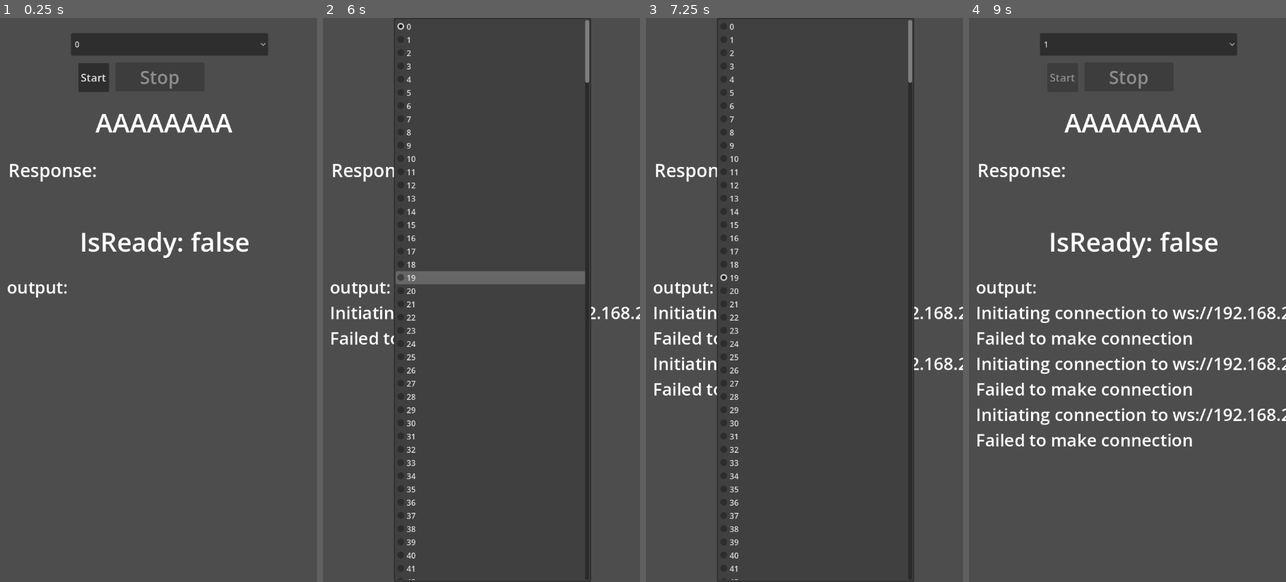
Above: before the commit, frames 1-4 (left to right).
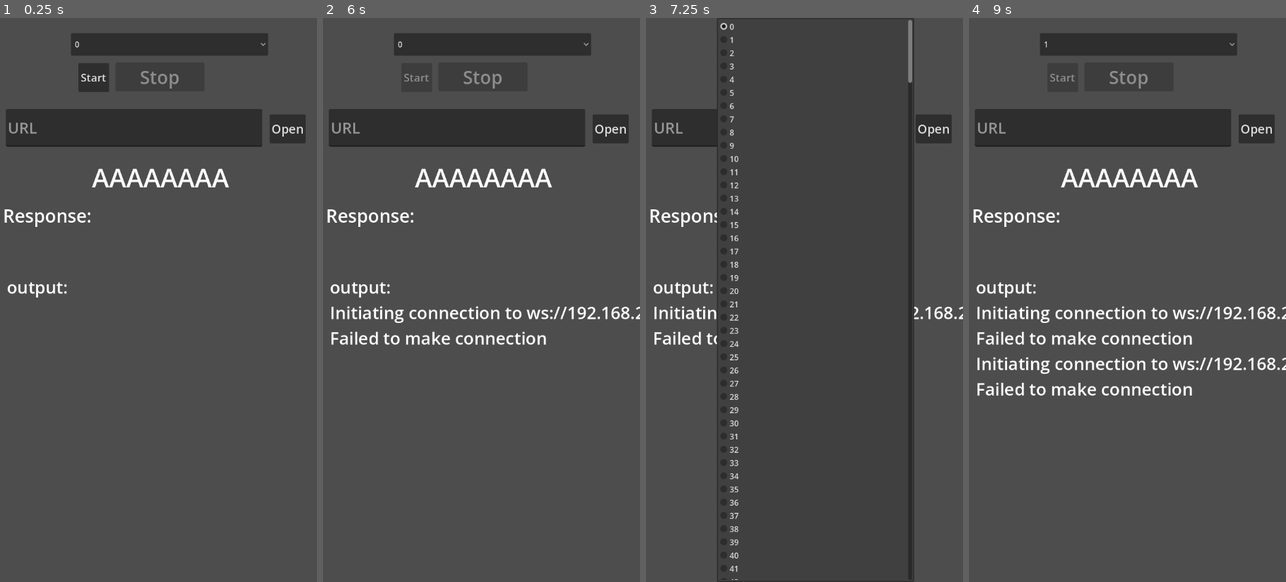
Above: after the commit, the same moments.

Repository: TechHog8984/netmouse-client
Game: Godot game, scene res://node_2d.tscn
Two runs of this game, one before a commit and one after it. Both use one fixed random seed, a clock stepped at 60 frames per second and the inputs below.
Inputs (mouse positions are in pixels of both pictures, inside the frame that each line leads up to):
- Up to frame 1 (0.25 s): no input
- Up to frame 2 (6 s): click "0" at 0.5 s; click (611, 130) at 1.25 s, where only the run after the commit has a clickable "Open"; click "Start" at 2 s; click "0" at 2.75 s; click (611, 130) at 3.5 s, where only the run after the commit has a clickable "Open"; click "0" at 4.25 s; click (611, 130) at 5 s, where only the run after the commit has a clickable "Open"; tap Enter at 5.75 s; move the mouse to (551, 271) at 5.77 s; click (551, 271) at 5.92 s
- Up to frame 3 (7.25 s): click "19" (after the commit: "0") at 6.5 s
- Up to frame 4 (9 s): click "19" (after the commit: "0") at 7.25 s; click "1" at 8 s; click "1" at 8.75 s

The runs differ from the first frame. In frame 1, 7.9% of the frame differs, in the area x 1-97%, y 16-43%; in frame 2, 9.0%; in frame 3, 2.9%; in frame 4, 9.4%, in the area x 1-100%, y 16-76%.

Commit message:
reorder things in the tree and add openurl command

Diff:
--- a/node_2d.gd
+++ b/node_2d.gd
@@ -12,6 +12,7 @@
     $IpDropdown.item_selected.connect(_on_ip_select)
     $StopButton.pressed.connect(stop)
     $StartButton.pressed.connect(_on_start_button)
+    $OpenUrlButton.pressed.connect(_on_open_url_button)
 
 var has_connected = false
 var has_initialized = false
@@ -33,6 +34,11 @@
     stop()
     websocket_url = "ws://192.168.2.%d:22322" % num
     start()
+
+func _on_open_url_button():
+    if not has_initialized:
+        return
+    socket.send_text("openurl %s" % $UrlEdit.text)
 
 func stop():
     if has_connected:
--- a/node_2d.tscn
+++ b/node_2d.tscn
@@ -15,33 +15,62 @@
 [node name="Node2D" type="Node2D" unique_id=1996822036]
 script = ExtResource("1_0e48y")
 
+[node name="IpDropdown" type="OptionButton" parent="." unique_id=713664410]
+offset_left = 145.0
+offset_top = 31.0
+offset_right = 548.0
+offset_bottom = 77.0
+script = ExtResource("2_0e48y")
+
+[node name="StartButton" type="Button" parent="." unique_id=912868365]
+offset_left = 160.0
+offset_top = 92.0
+offset_right = 223.0
+offset_bottom = 151.0
+theme_override_font_sizes/font_size = 22
+text = "Start"
+
+[node name="StopButton" type="Button" parent="." unique_id=1074006984]
+offset_left = 236.0
+offset_top = 91.0
+offset_right = 418.0
+offset_bottom = 150.0
+theme_override_font_sizes/font_size = 37
+text = "Stop"
+
+[node name="UrlEdit" type="LineEdit" parent="." unique_id=456231571]
+offset_left = 12.0
+offset_top = 186.0
+offset_right = 536.0
+offset_bottom = 263.0
+theme_override_font_sizes/font_size = 31
+placeholder_text = "URL"
+
+[node name="OpenUrlButton" type="Button" parent="." unique_id=80248257]
+offset_left = 551.0
+offset_top = 197.0
+offset_right = 625.0
+offset_bottom = 256.0
+theme_override_font_sizes/font_size = 25
+text = "Open"
+
 [node name="VelocityLabel" type="Label" parent="." unique_id=1748754736]
-offset_left = 17.0
-offset_top = 177.0
-offset_right = 654.0
-offset_bottom = 250.0
+offset_left = 10.0
+offset_top = 289.0
+offset_right = 647.0
+offset_bottom = 362.0
 text = "AAAAAAAA"
 label_settings = SubResource("LabelSettings_wtcfe")
 horizontal_alignment = 1
 vertical_alignment = 1
 
 [node name="ResponseLabel" type="Label" parent="." unique_id=1944527897]
-offset_left = 17.0
-offset_top = 285.0
-offset_right = 654.0
-offset_bottom = 414.0
+offset_left = 6.0
+offset_top = 378.0
+offset_right = 643.0
+offset_bottom = 507.0
 text = "Response: "
 label_settings = SubResource("LabelSettings_0e48y")
-
-[node name="IsReadyLabel" type="Label" parent="." unique_id=88714583]
-offset_left = 19.0
-offset_top = 414.0
-offset_right = 656.0
-offset_bottom = 499.0
-text = "IsReady: false"
-label_settings = SubResource("LabelSettings_wtcfe")
-horizontal_alignment = 1
-vertical_alignment = 1
 
 [node name="OutputLabel" type="Label" parent="." unique_id=1145395659]
 offset_left = 14.0
@@ -51,26 +80,3 @@
 text = "output:
 "
 label_settings = SubResource("LabelSettings_epypp")
-
-[node name="IpDropdown" type="OptionButton" parent="." unique_id=713664410]
-offset_left = 145.0
-offset_top = 31.0
-offset_right = 548.0
-offset_bottom = 77.0
-script = ExtResource("2_0e48y")
-
-[node name="StopButton" type="Button" parent="." unique_id=1074006984]
-offset_left = 236.0
-offset_top = 91.0
-offset_right = 418.0
-offset_bottom = 150.0
-theme_override_font_sizes/font_size = 37
-text = "Stop"
-
-[node name="StartButton" type="Button" parent="." unique_id=912868365]
-offset_left = 160.0
-offset_top = 92.0
-offset_right = 223.0
-offset_bottom = 151.0
-theme_override_font_sizes/font_size = 22
-text = "Start"
